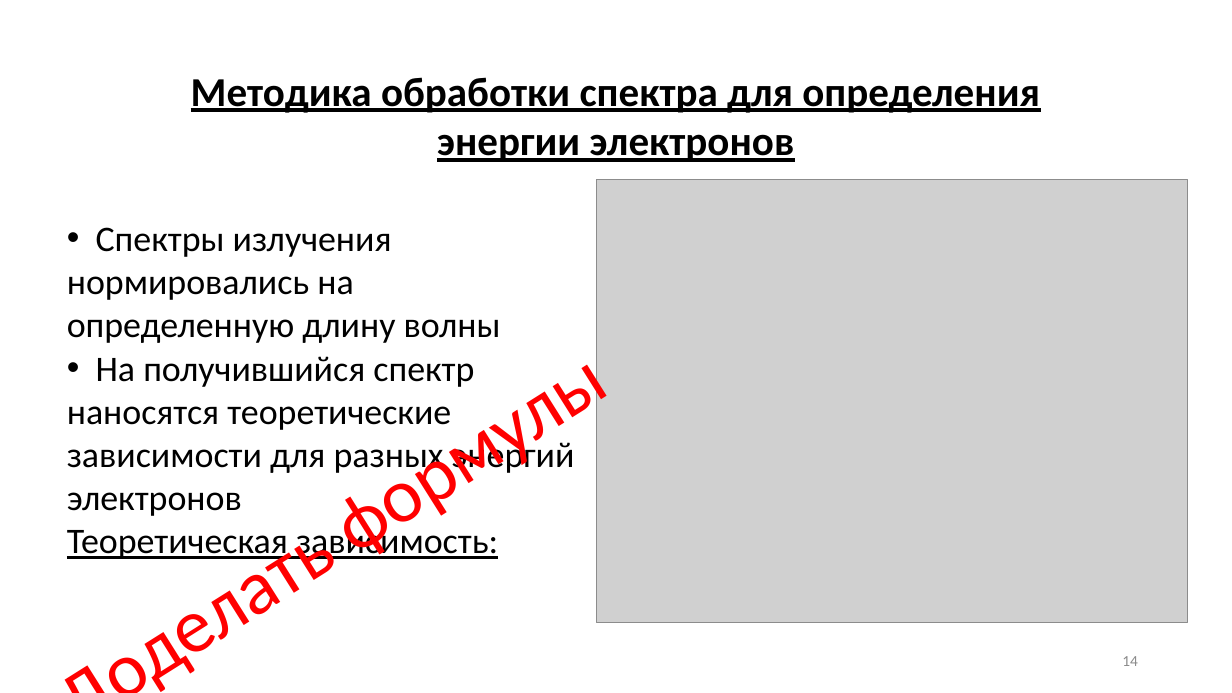
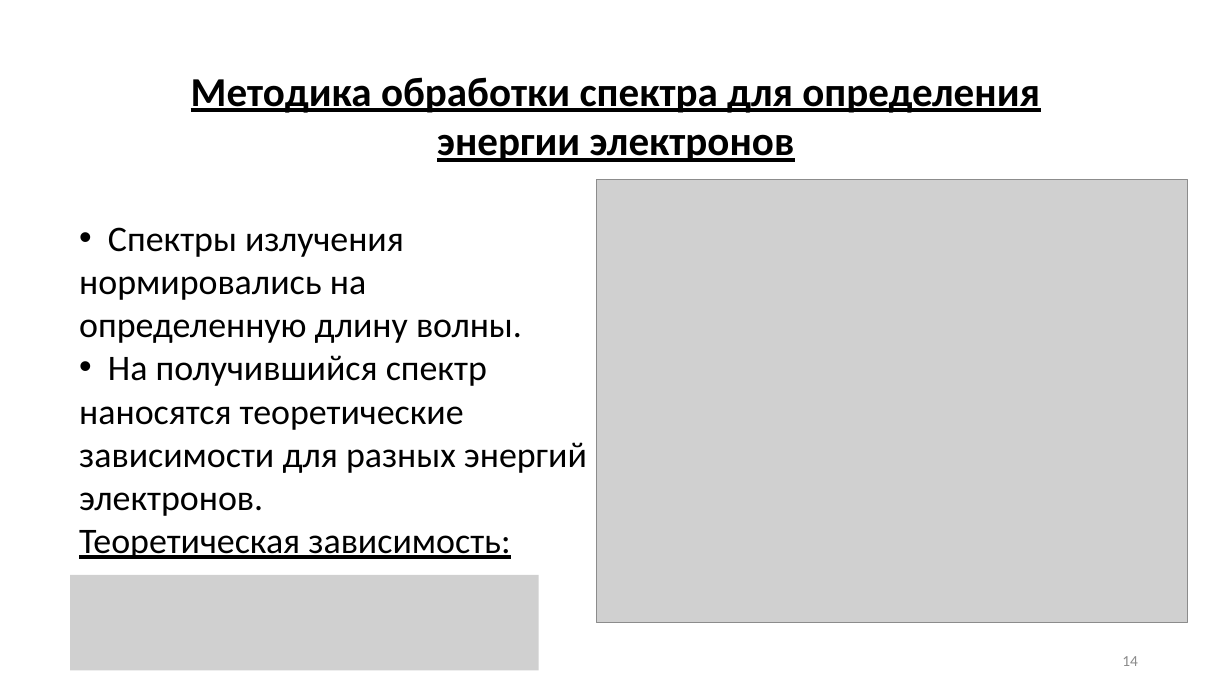
Before and after one commit to ulanich/msu, a slide deck: slide 14 of конференция/конференция.pptx. Drawn at 1232x693 pixels with LibreOffice and Linux fonts; fonts in the diff are those of the drawing; grey boxes stand for pictures. Boxes give left, top, right and bottom in pixels: in the first picture for what was removed or moved away, otherwise in the second. Text is boxed around its words. In the diff, an @@ line names an element or a change of style, - is before the commit and + after.

```diff
--- a/конференция/конференция.pptx
+++ b/конференция/конференция.pptx
@@ text "Спектры излучения нормировались на определенную ...": place and size @@
-text "Спектры излучения нормировались на определенную ..." at bbox=[67, 227, 575, 562]
+text "Спектры излучения нормировались на определенную ..." at bbox=[79, 227, 587, 559]
@@ text at bbox=[79, 227, 587, 516]: text changed @@
-• Спектры излучения нормировались на определенную длину волны
-• На получившийся спектр наносятся теоретические зависимости для разных энергий электронов
+• Спектры излучения нормировались на определенную длину волны.
+• На получившийся спектр наносятся теоретические зависимости для разных энергий электронов.
@@ text removed at bbox=[29, 304, 654, 693] @@
-Доделать формулы
@@ picture added at bbox=[70, 575, 539, 670] @@
```
Also in this commit, not shown: 7 other slides changed, 3 slides added, 1 slide removed.
